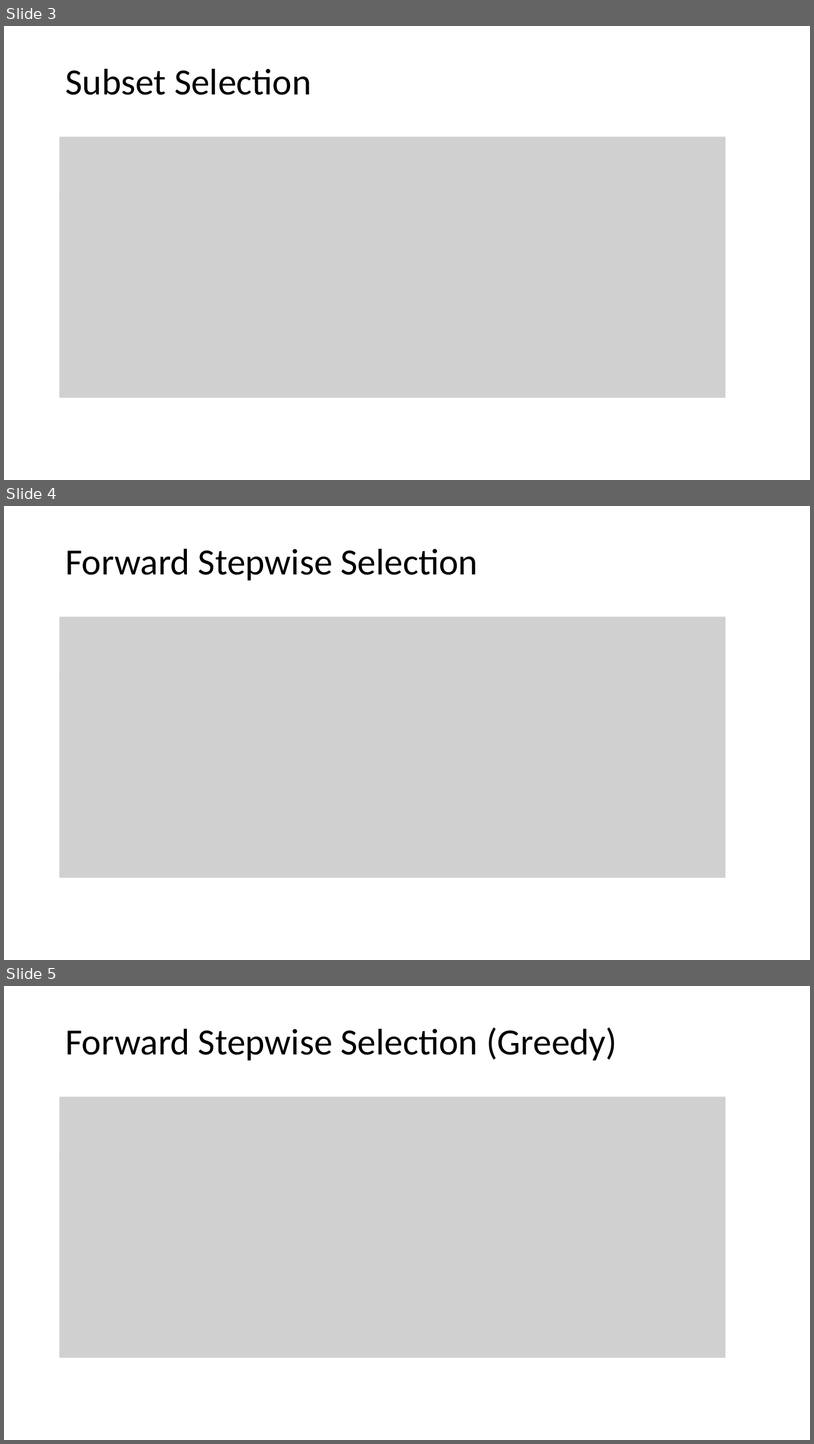
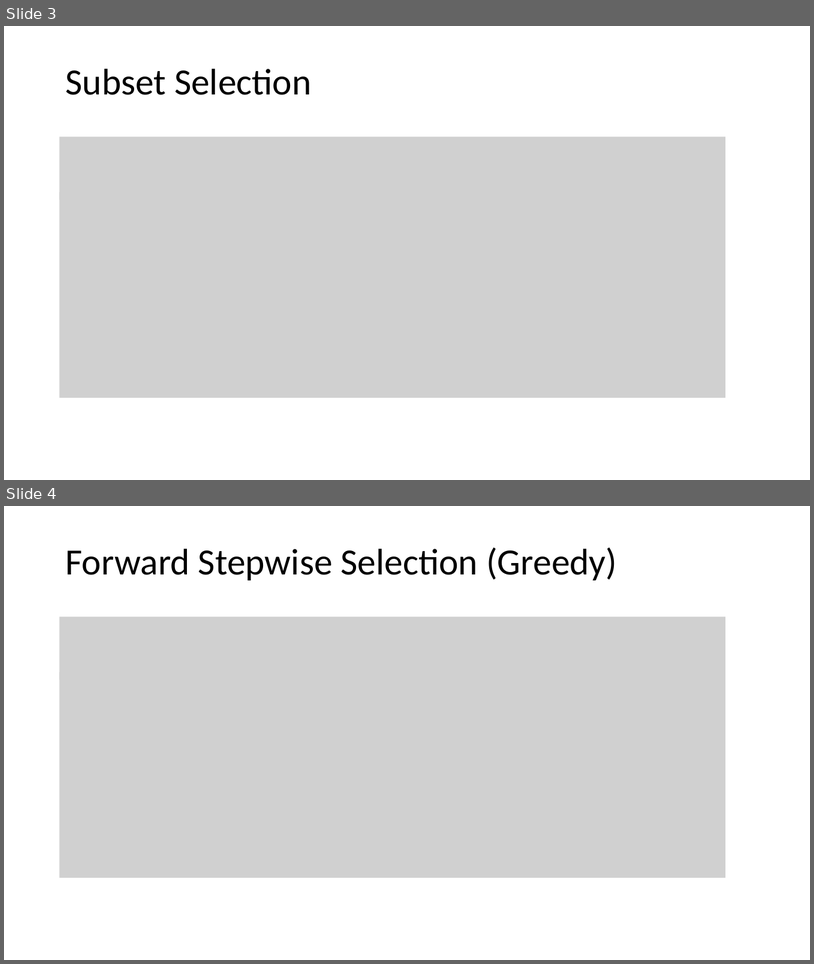
Before and after one commit to tianzheng4/tianzheng4.github.io, a slide deck: _umkc-teaching/slides/Lecture7.pptx. Shown one above the other, each under a label of ours: slides 3, 4 and 5 before the commit, slides 3 and 4 after it. The pictures are 814x1444 and 814x964 pixels, drawn with LibreOffice and Linux fonts; fonts in the diff are those of the drawing; grey boxes stand for pictures. Boxes give left, top, right and bottom in pixels: in the first picture for what was removed or moved away, otherwise in the second. Text is boxed around its words. In the diff, an @@ line names an element or a change of style, - is before the commit and + after.

```diff
--- a/_umkc-teaching/slides/Lecture7.pptx
+++ b/_umkc-teaching/slides/Lecture7.pptx
@@ slide 4 removed at <box>4,506,810,960</box>, background #FFFFFF @@
@@ title removed at <box>65,549,479,580</box> @@
-Forward Stepwise Selection
@@ picture removed at <box>60,617,726,679</box> @@
@@ picture removed at <box>60,672,726,877</box> @@
@@ what was slide 5 is now slide 4 @@
```
Also in this commit, not shown: 7 other files.
